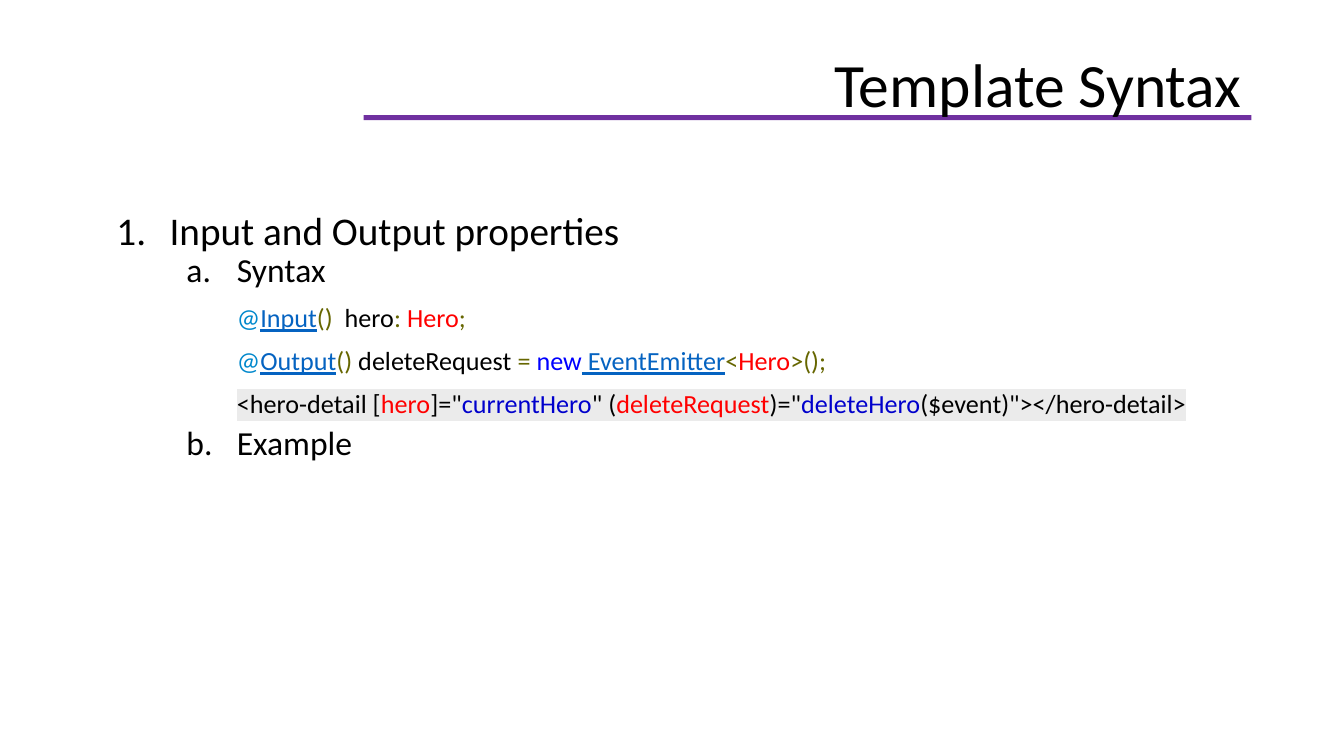
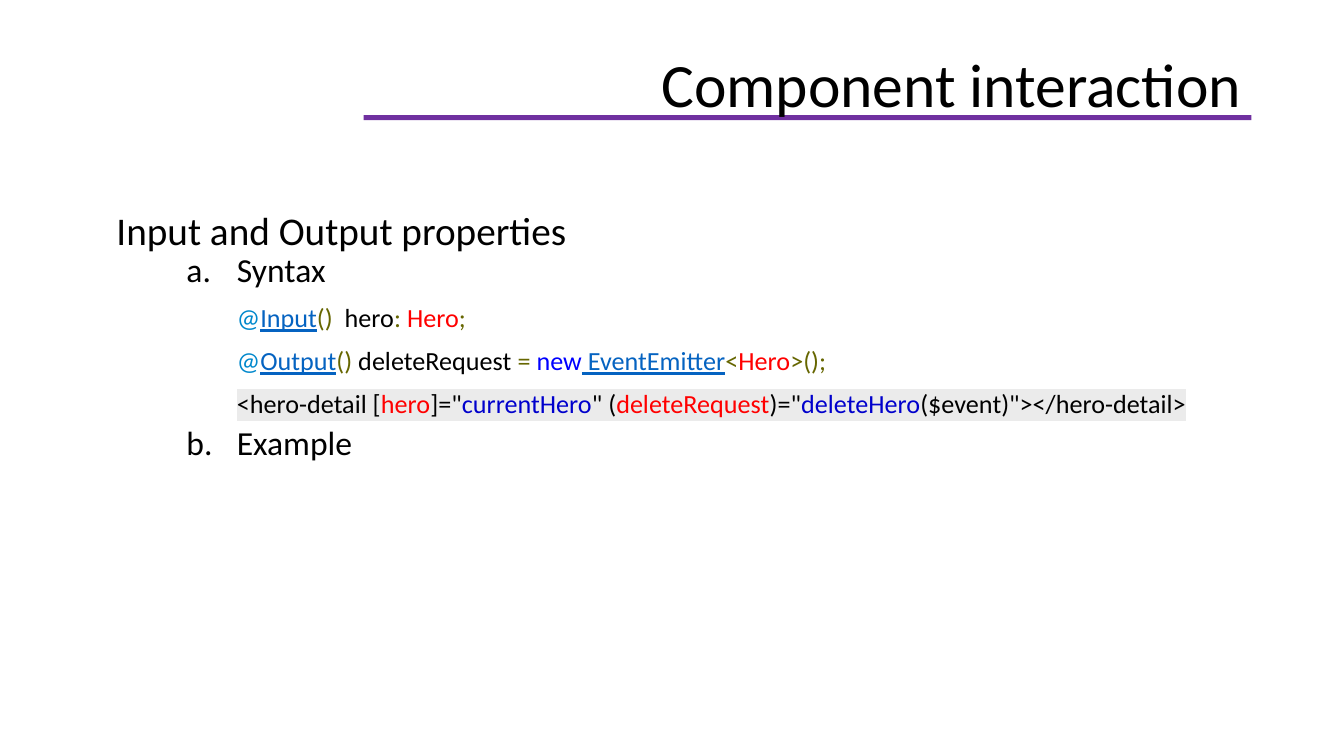
Before and after one commit to helenhash/angular-training, a slide deck: slide 45 of docs/Angular Training.pptx (slide 38 before the commit). Drawn at 1344x756 pixels with LibreOffice and Linux fonts; fonts in the diff are those of the drawing; background and template pictures are left out. Boxes give left, top, right and bottom in pixels: in the first picture for what was removed or moved away, otherwise in the second. Text is boxed around its words. In the diff, an @@ line names an element or a change of style, - is before the commit and + after.

```diff
--- a/docs/Angular Training.pptx
+++ b/docs/Angular Training.pptx
@@ title at bbox=[661, 64, 1241, 120]: text changed @@
-Template Syntax
+Component interaction
@@ text at bbox=[116, 217, 566, 252]: bullet 1. to none @@
```
Also in this commit, not shown: 43 other slides changed, 9 slides added, 9 slides removed, 18 other files.
